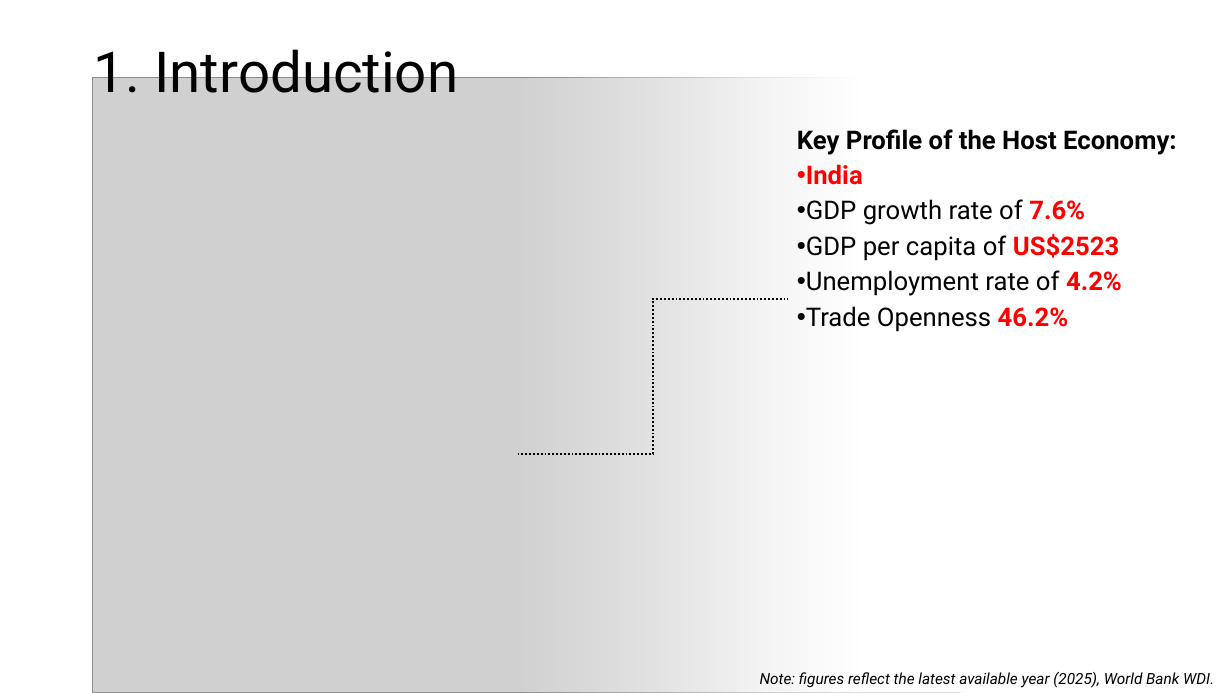
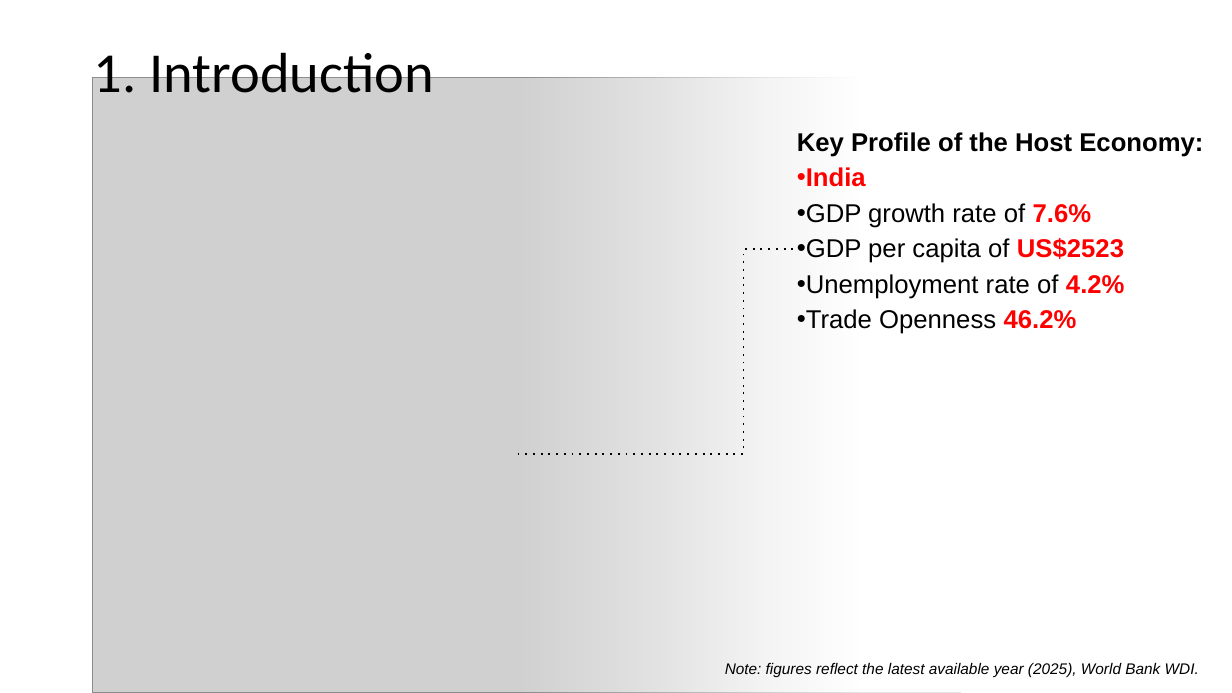
Before and after one commit to josephkohhh/SIM-UOW-Mods, a slide deck: slide 2 of ECON251/Assignment/T01_Group10_Presentation Slides.pptx. Drawn at 1232x693 pixels with LibreOffice and Linux fonts; fonts in the diff are those of the drawing; grey boxes stand for pictures. Boxes give left, top, right and bottom in pixels: in the first picture for what was removed or moved away, otherwise in the second. Text is boxed around its words. In the diff, an @@ line names an element or a change of style, - is before the commit and + after.

```diff
--- a/ECON251/Assignment/T01_Group10_Presentation Slides.pptx
+++ b/ECON251/Assignment/T01_Group10_Presentation Slides.pptx
@@ title "1. Introduction" at box(94, 45, 434, 93): font Roboto to Calibri @@
@@ text "Key Profile of the Host ..." at box(797, 132, 1203, 334): font Roboto to Arial; less space between paragraphs; indent changed @@
@@ elbow line moved from (518, 454) - (787, 299) to (518, 454) - (799, 250) @@
@@ text "Note: figures reflect the latest ...": place and size @@
-text "Note: figures reflect the latest ..." at box(760, 672, 1214, 688)
+text "Note: figures reflect the latest ..." at box(725, 663, 1199, 678)
@@ text "Note: figures reflect the latest ..." at box(725, 663, 1199, 678): font Roboto to Arial @@
```
Also in this commit, not shown: 11 other slides changed.
